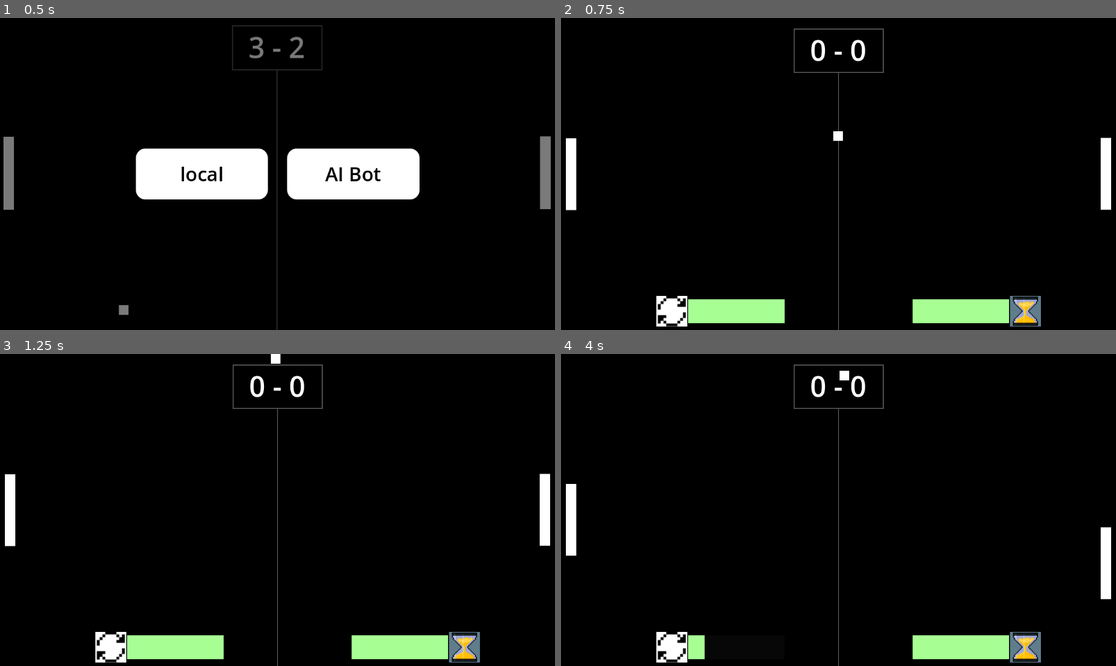
Above: before the commit, frames 1-4 (two rows, left to right).
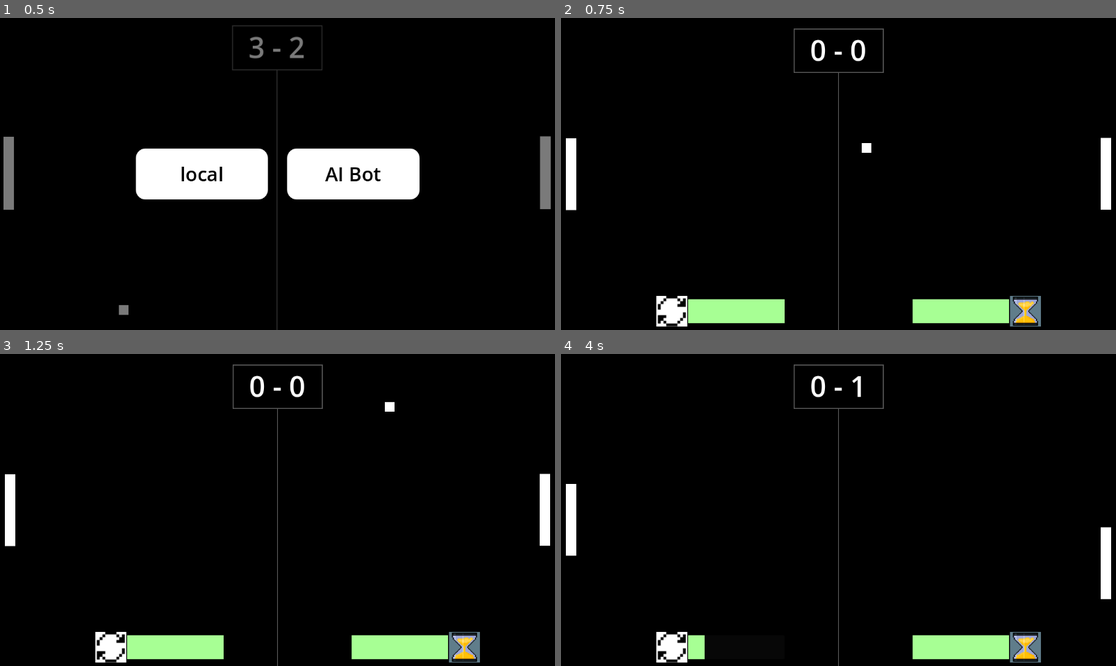
Above: after the commit, the same moments.

Repository: theboss-akram/poing-piong-game
Game: Godot game, scene res://scenes/main_menu.tscn
The game is run twice, just before and just after one commit, with the same random seed, the same clock (stepped at 60 frames per second) and the same inputs.
Inputs:
- Up to frame 1 (0.5 s): no input
- Up to frame 2 (0.75 s): click "local" at 0.5 s
- Up to frame 3 (1.25 s): no input
- Up to frame 4 (4 s): hold Up (up) 1.28-2.78 s; tap D (d) at 1.35, 3.05, 3.6 s; tap S (s) at 1.55, 2.1, 3.8 s; tap W (w) at 2.3, 2.85 s; hold Down (down) from 2.78 s (still down)

Frame 1 is identical in both runs. In frame 2, 0.1% of the frame differs, in the area x 49-56%, y 36-44%; in frame 3, 0.1%; in frame 4, 0.2%, in the area x 50-55%, y 5-15%.

Commit message:
minor update
fixed the side bug by removing the "fix" and better random spawns for the balls

Diff:
--- a/scripts/ball.gd
+++ b/scripts/ball.gd
@@ -1,6 +1,23 @@
 extends CharacterBody2D
 
 var speed = randi_range(400, 600)
+
+var randx : float:
+	get:
+		randomize()
+		if randi_range(1,2) == 1:
+			return randf_range(-1, -0.2)
+		else:
+			return randf_range(0.2, 1)
+
+var randy : float:
+	get:
+		randomize()
+		if randi_range(1,2) == 1:
+			return randf_range(-1, -0.2)
+		else:
+			return randf_range(0.2, 1)
+
 @onready var barrier_1: CharacterBody2D = $"../barrier1"
 @onready var barrier_2: CharacterBody2D = $"../barrier2"
 
@@ -12,15 +29,17 @@
 		# Use the collider's surface normal to bounce perfectly
 		velocity = velocity.bounce(collision.get_normal())
 
-		if collision.get_collider() != barrier_1 || collision.get_collider() != barrier_2:
+		if not_barrier(collision):
 			rand_speed()
 		velocity = velocity.normalized() * speed
 
+func not_barrier(collision) -> bool:
+	return collision.get_collider() != barrier_1 and collision.get_collider() != barrier_2
 
 func reset_ball():
 	position = Vector2(0, 0)
 	randomize()
-	velocity = Vector2(randf_range(-0.8, 0.8), randf_range(-0.8, 0.8)).normalized() * speed
+	velocity = Vector2(randx, randy).normalized() * speed
 
 func rand_speed():
 	randomize()
--- a/scripts/players.gd
+++ b/scripts/players.gd
@@ -22,13 +22,6 @@
 			movement("w", "s")
 
 	position.y = clamp(position.y, -270, 270)
-
-	if position.x != initial_pos.x:
-		game.reset()
-		position = initial_pos
-		game.score.text = "sorry"
-		await get_tree().create_timer(0.5).timeout
-		game.score.text = str(game.point_1) + " - " + str(game.point_2)
 
 	if Input.is_action_just_pressed("ui_cancel"):
 		game.reset()
